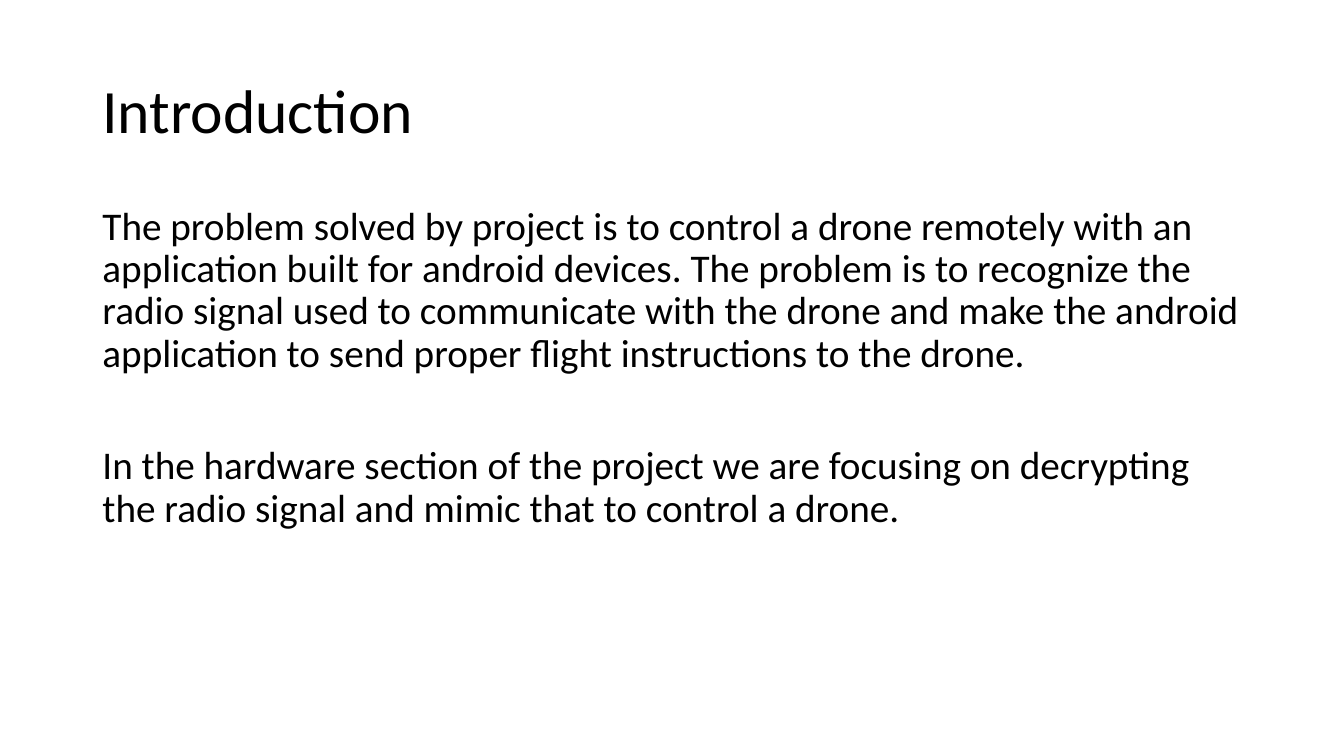
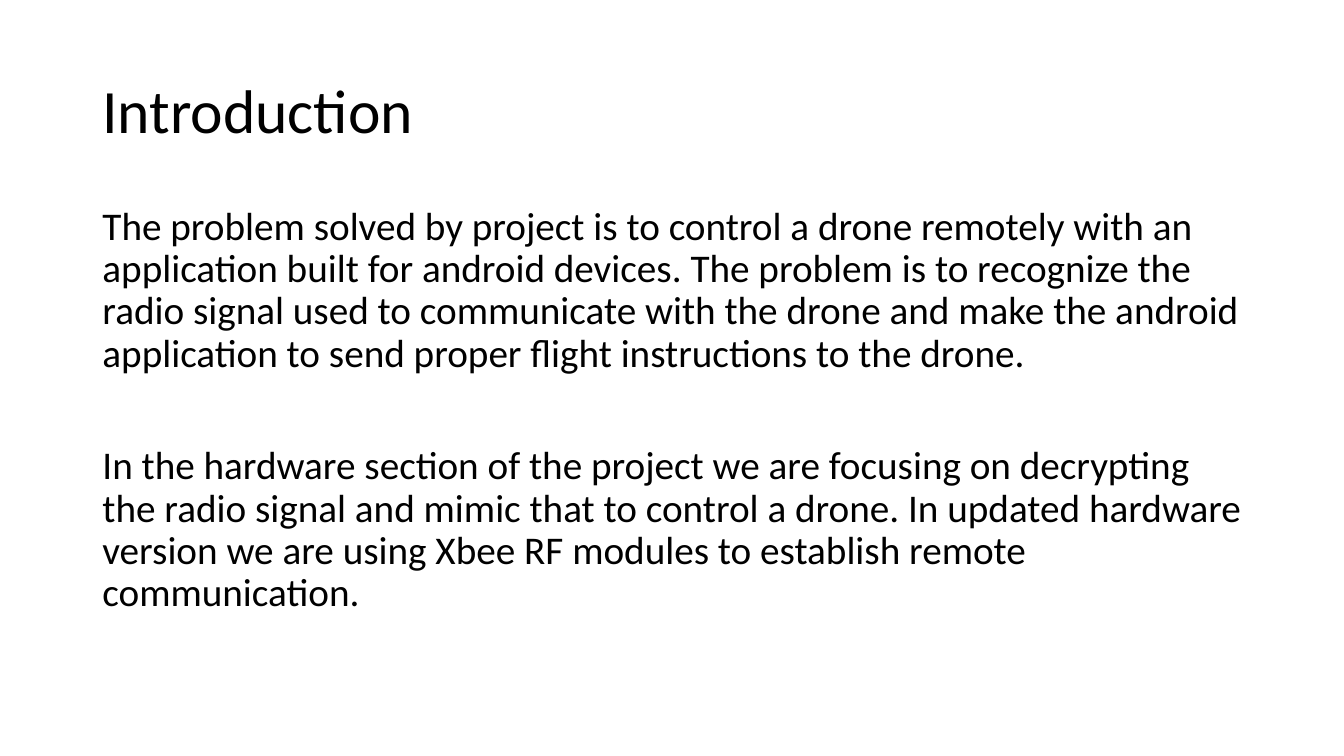
Before and after one commit to n01074838/n01074838.github.io, a slide deck: slide 2 of Documents/HrdProjPres.pptx. Drawn at 1344x756 pixels with LibreOffice and Linux fonts; fonts in the diff are those of the drawing. Boxes give left, top, right and bottom in pixels: in the first picture for what was removed or moved away, otherwise in the second. Text is boxed around its words. In the diff, an @@ line names an element or a change of style, - is before the commit and + after.

Commit message:
Update

```diff
--- a/Documents/HrdProjPres.pptx
+++ b/Documents/HrdProjPres.pptx
@@ text at <box>102,451,1241,607</box>: text changed @@
-In the hardware section of the project we are focusing on decrypting the radio signal and mimic that to control a drone.
+In the hardware section of the project we are focusing on decrypting the radio signal and mimic that to control a drone. In updated hardware version we are using Xbee RF modules to establish remote communication.
```
Also in this commit, not shown: 1 other slide changed.
